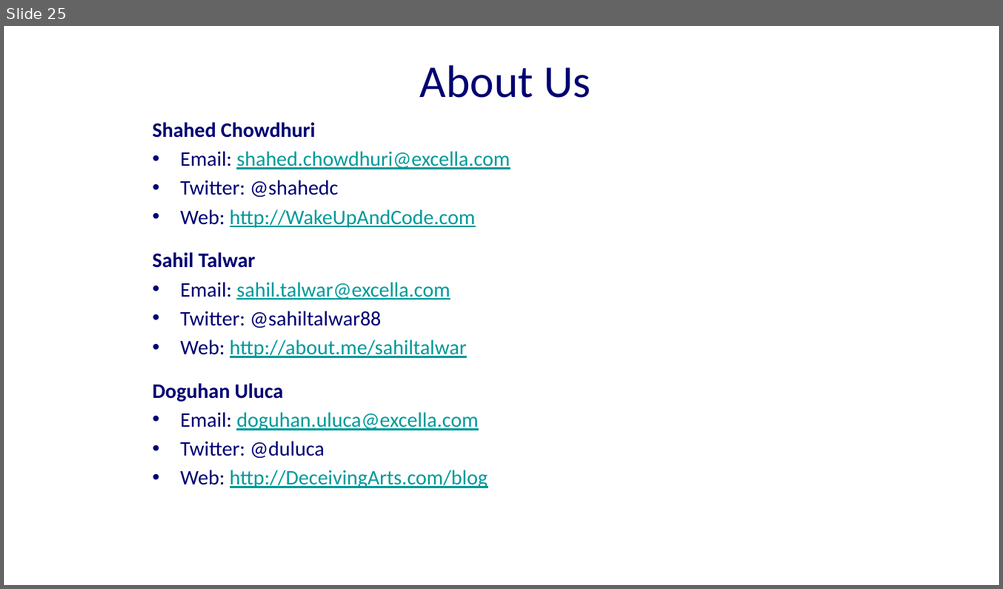
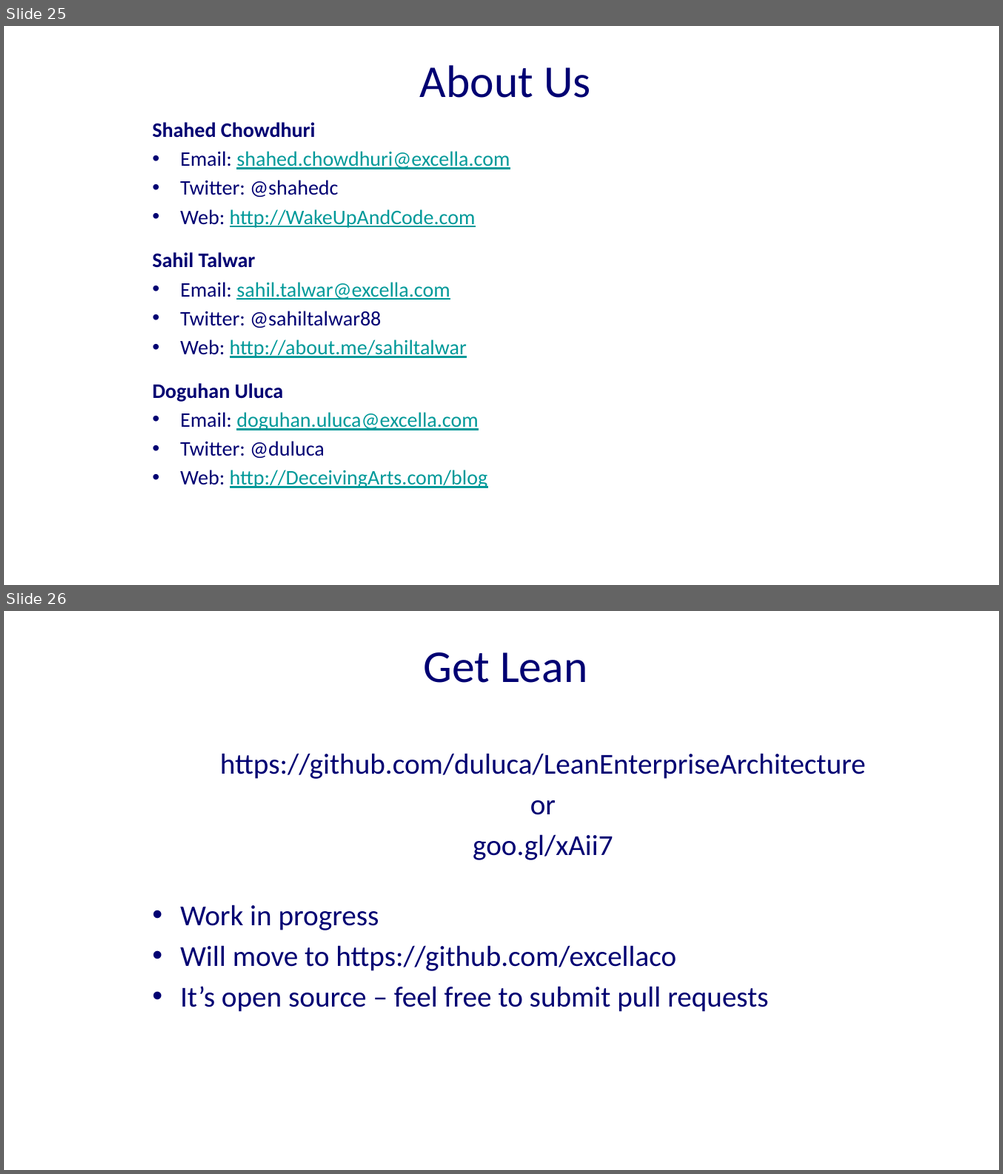
Before and after one commit to excellalabs/ExcellaLean, a slide deck: _presentations/Lean3-Doguhan.pptx. Shown one above the other, each under a label of ours: slide 25 before the commit, slides 25 and 26 after it. The pictures are 1003x589 and 1003x1174 pixels, drawn with LibreOffice and Linux fonts; fonts in the diff are those of the drawing; background and template pictures are left out. Boxes give left, top, right and bottom in pixels: in the first picture for what was removed or moved away, otherwise in the second. Text is boxed around its words. In the diff, an @@ line names an element or a change of style, - is before the commit and + after.

Commit message:
Added GitHub link to presentation

```diff
--- a/_presentations/Lean3-Doguhan.pptx
+++ b/_presentations/Lean3-Doguhan.pptx
@@ slide 26 added at <box>4,611,999,1170</box>, background #FFFFFF @@
@@ title added at <box>423,652,587,683</box>, 44 pt, text #000072 @@
+Get Lean
@@ text added at <box>220,753,865,860</box>, 28 pt, text #000072 @@
+https://github.com/duluca/LeanEnterpriseArchitecture
+or
+goo.gl/xAii7
@@ text added at <box>180,905,768,1012</box>, 28 pt, text #000072 @@
+• Work in progress
+• Will move to https://github.com/excellaco
+• It’s open source – feel free to submit pull requests
```
Also in this commit, not shown: 1 other file.
